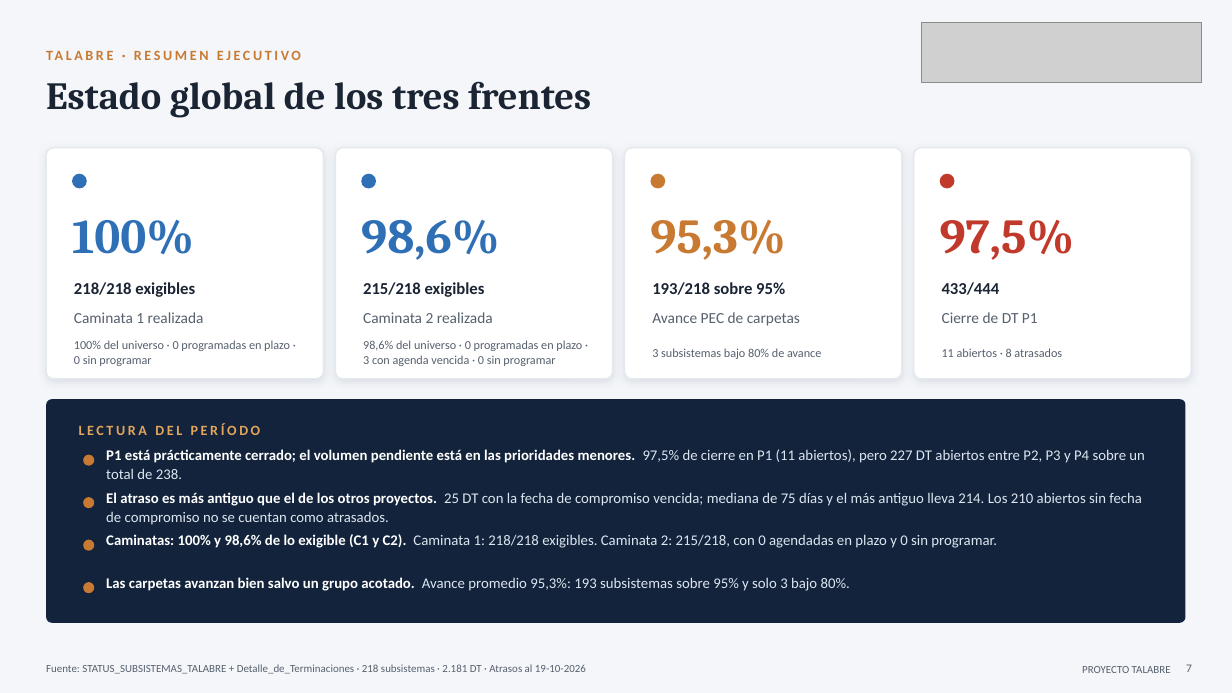
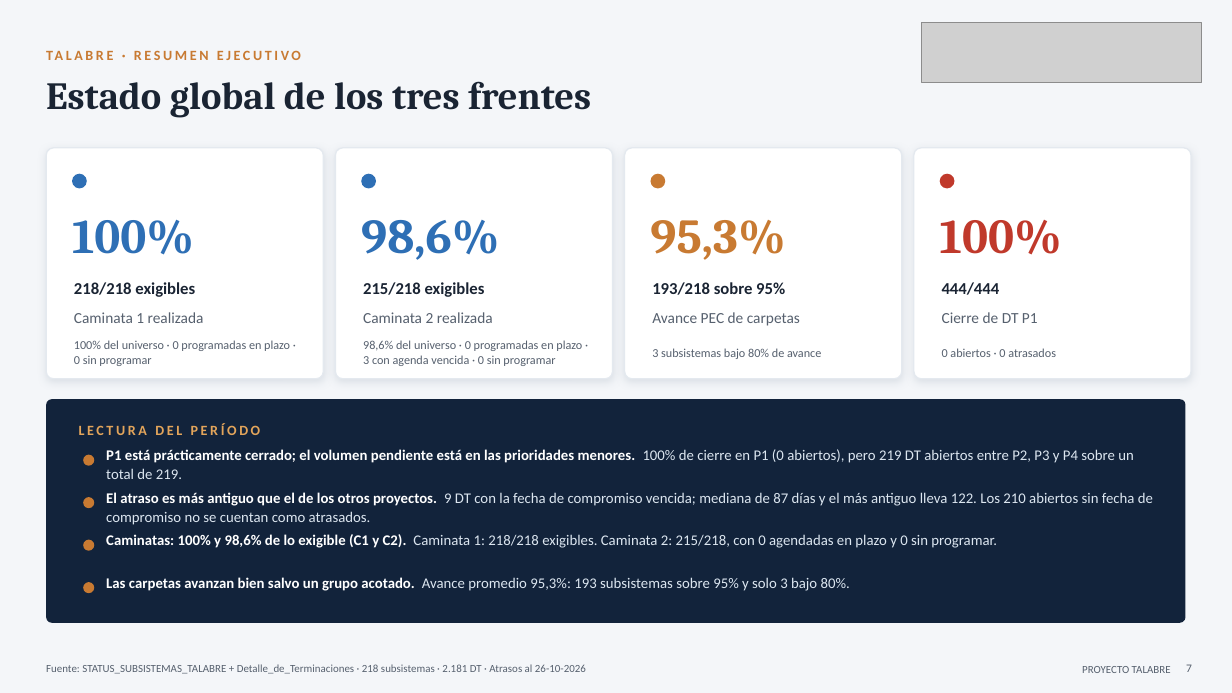
Before and after one commit to tdkvalex/Dashboard-HSEQ, a slide deck: slide 7 of panel_control_TOP_P1/Panel_Control_TOP_P1.pptx. Drawn at 1232x693 pixels with LibreOffice and Linux fonts; fonts in the diff are those of the drawing; grey boxes stand for pictures. Boxes give left, top, right and bottom in pixels: in the first picture for what was removed or moved away, otherwise in the second. Text is boxed around its words. In the diff, an @@ line names an element or a change of style, - is before the commit and + after.

```diff
--- a/panel_control_TOP_P1/Panel_Control_TOP_P1.pptx
+++ b/panel_control_TOP_P1/Panel_Control_TOP_P1.pptx
@@ text at box(940, 220, 1062, 255): text changed @@
-97,5%
+100%
@@ text at box(942, 282, 1000, 295): text changed @@
-433/444
+444/444
@@ text at box(942, 348, 1056, 357): text changed @@
-11 abiertos · 8 atrasados
+0 abiertos · 0 atrasados
@@ text at box(106, 449, 1134, 479): text changed @@
-P1 está prácticamente cerrado; el volumen pendiente está en las prioridades menores. 97,5% de cierre en P1 (11 abiertos), pero 227 DT abiertos entre P2, P3 y P4 sobre un total de 238.
+P1 está prácticamente cerrado; el volumen pendiente está en las prioridades menores. 100% de cierre en P1 (0 abiertos), pero 219 DT abiertos entre P2, P3 y P4 sobre un total de 219.
@@ text at box(106, 492, 1153, 525): text changed @@
-El atraso es más antiguo que el de los otros proyectos. 25 DT con la fecha de compromiso vencida; mediana de 75 días y el más antiguo lleva 214. Los 210 abiertos sin fecha de compromiso no se cuentan como atrasados.
+El atraso es más antiguo que el de los otros proyectos. 9 DT con la fecha de compromiso vencida; mediana de 87 días y el más antiguo lleva 122. Los 210 abiertos sin fecha de compromiso no se cuentan como atrasados.
@@ text at box(46, 664, 586, 674): text changed @@
-Fuente: STATUS_SUBSISTEMAS_TALABRE + Detalle_de_Terminaciones · 218 subsistemas · 2.181 DT · Atrasos al 19-10-2026
+Fuente: STATUS_SUBSISTEMAS_TALABRE + Detalle_de_Terminaciones · 218 subsistemas · 2.181 DT · Atrasos al 26-10-2026
```
Also in this commit, not shown: 4 other slides changed, 6 other files.
